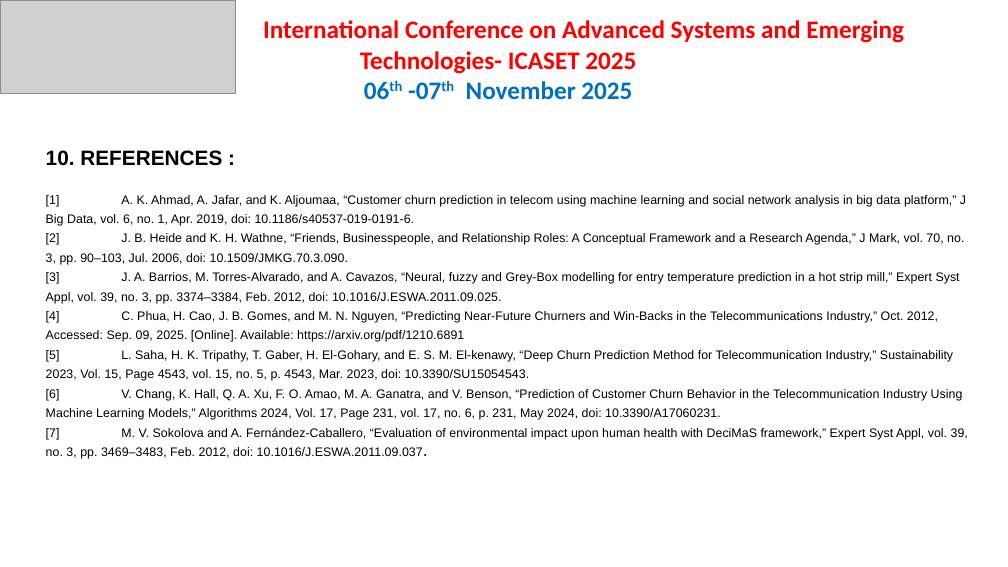
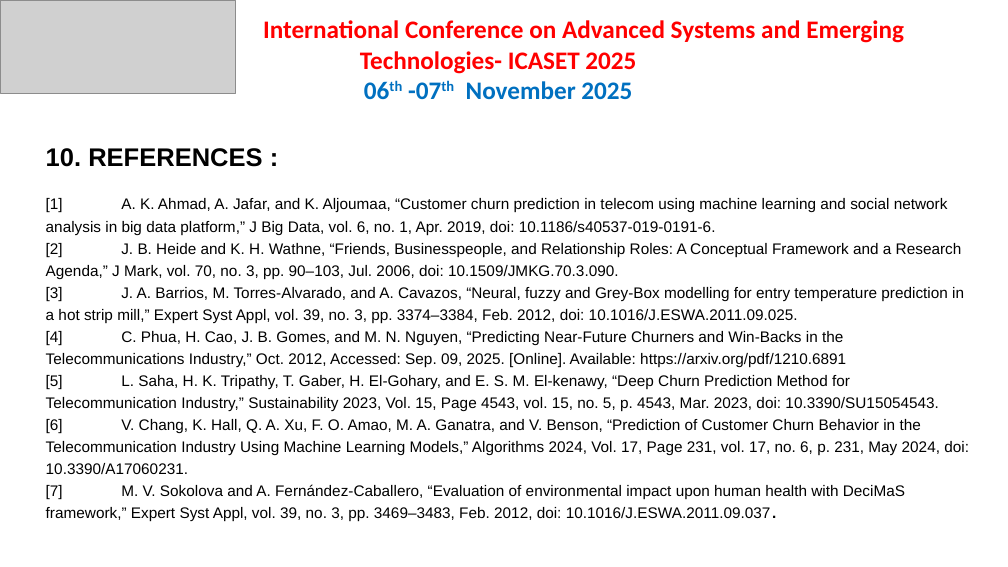
Before and after one commit to diwakarsherawat/Churn_Prediction_Project, a slide deck: slide 11 of Customer Churn Prediction Project_ICASET.pptx. Drawn at 1008x567 pixels with LibreOffice and Linux fonts; fonts in the diff are those of the drawing; grey boxes stand for pictures. Boxes give left, top, right and bottom in pixels: in the first picture for what was removed or moved away, otherwise in the second. Text is boxed around its words. In the diff, an @@ line names an element or a change of style, - is before the commit and + after.

```diff
--- a/Customer Churn Prediction Project_ICASET.pptx
+++ b/Customer Churn Prediction Project_ICASET.pptx
@@ subtitle "10. REFERENCES :" at <box>46,148,969,522</box>: size 19.8 to 24.4 pt in "10. REFERENCES :"; size 11.9 to 14.6 pt; line spacing 0.9 to 0.8; line spacing 1.3 to 1.2 @@
```
Also in this commit, not shown: 7 other slides changed.
